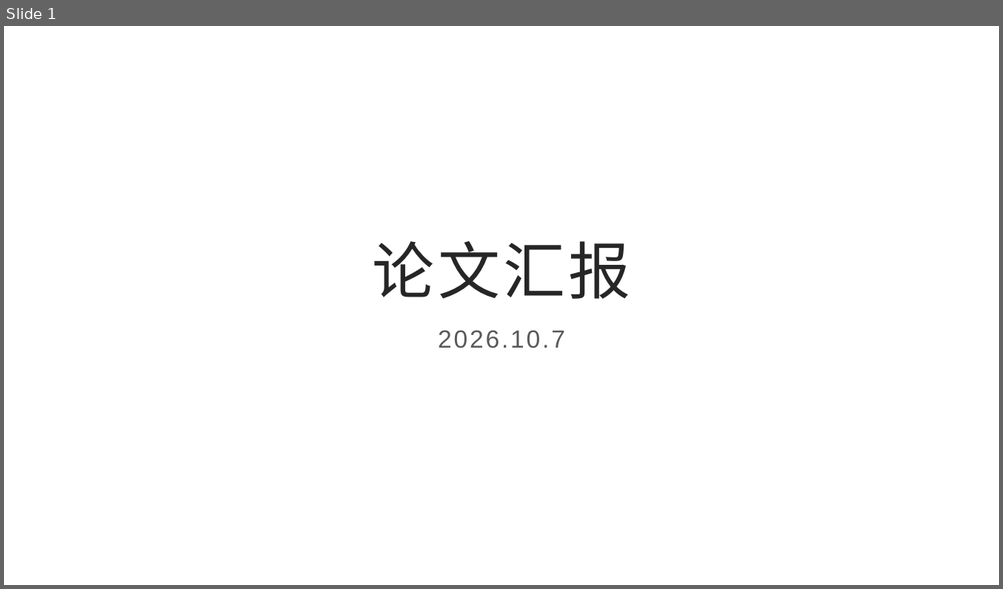
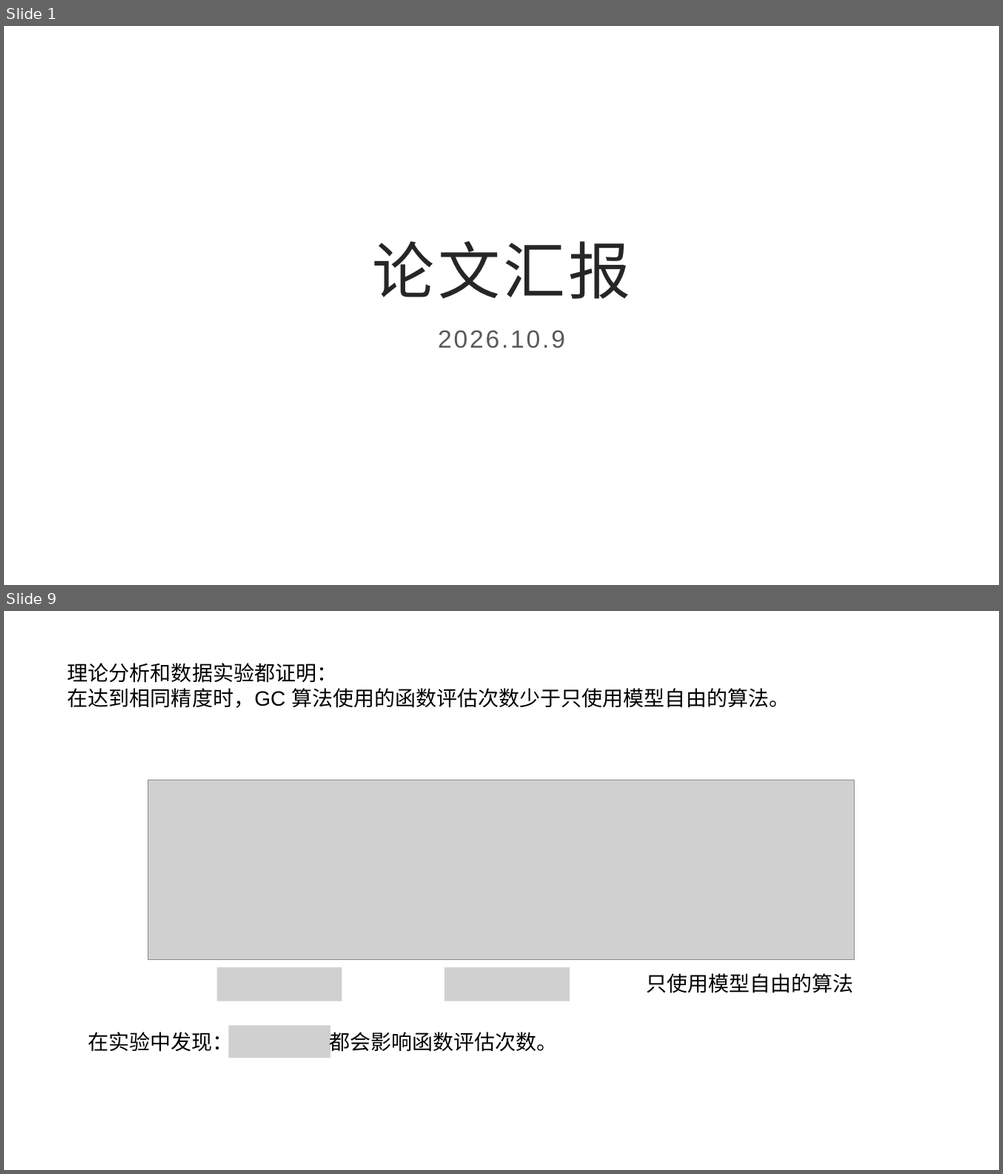
Before and after one commit to poembelief4/note, a slide deck: 李岩松/论文汇报.pptx. Shown one above the other, each under a label of ours: slide 1 before the commit, slides 1 and 9 after it; the slides between them are not shown. The pictures are 1003x589 and 1003x1174 pixels, drawn with LibreOffice and Linux fonts; fonts in the diff are those of the drawing; grey boxes stand for pictures. Boxes give left, top, right and bottom in pixels: in the first picture for what was removed or moved away, otherwise in the second. Text is boxed around its words. In the diff, an @@ line names an element or a change of style, - is before the commit and + after.

```diff
--- a/李岩松/论文汇报.pptx
+++ b/李岩松/论文汇报.pptx
@@ slide 9 added at <box>4,611,999,1170</box>, background #FFFFFF @@
@@ text added at <box>68,663,789,708</box>, 20 pt, text #000000 @@
+理论分析和数据实验都证明：
+在达到相同精度时，GC 算法使用的函数评估次数少于只使用模型自由的算法。
@@ picture added at <box>148,780,854,960</box> @@
@@ picture added at <box>216,968,342,1001</box> @@
@@ picture added at <box>444,968,569,1001</box> @@
@@ text added at <box>646,974,853,994</box>, 20 pt, text #000000 @@
+只使用模型自由的算法
@@ text added at <box>88,1029,233,1056</box>, 20 pt, text #000000 @@
+在实验中发现：
@@ picture added at <box>228,1026,330,1059</box> @@
@@ text added at <box>329,1029,557,1056</box>, 20 pt, text #000000 @@
+都会影响函数评估次数。
@@ slide 1 changed as well @@
@@ subtitle at <box>438,330,565,349</box>: text changed @@
-2026.10.7
+2026.10.9
```
Also in this commit, not shown: 1 other slide changed, 15 other slides added, 49 other files.
